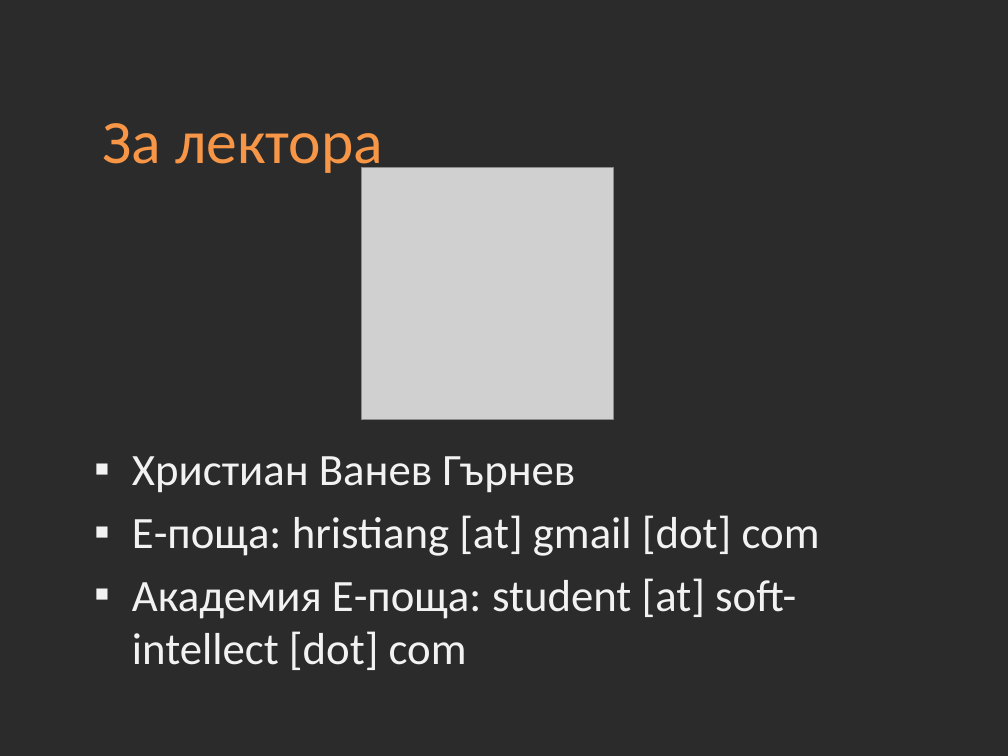
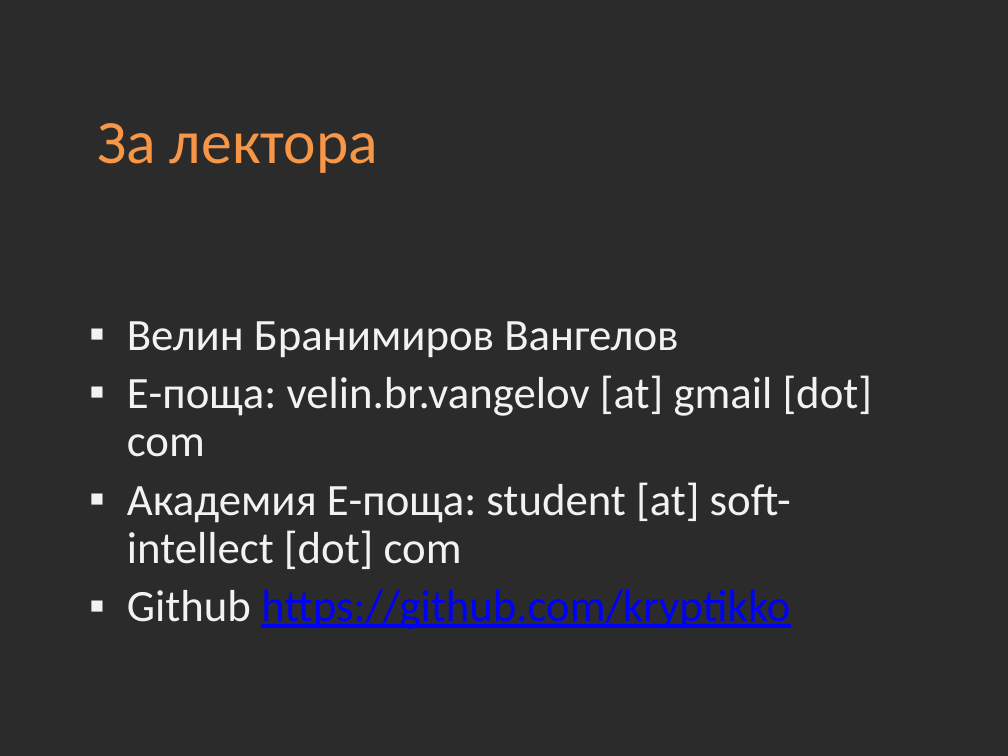
Before and after one commit to Academy-Soft-Intellect/Front-End-Course, a slide deck: slide 5 of 01-Introduction-into-Course.pptx. Drawn at 1008x756 pixels with LibreOffice and Linux fonts; fonts in the diff are those of the drawing; grey boxes stand for pictures; background and template pictures are left out; a plain dark background stands for a picture behind light text. Boxes give left, top, right and bottom in pixels: in the first picture for what was removed or moved away, otherwise in the second. Text is boxed around its words. In the diff, an @@ line names an element or a change of style, - is before the commit and + after.

```diff
--- a/01-Introduction-into-Course.pptx
+++ b/01-Introduction-into-Course.pptx
@@ title "За лектора" rewrapped from bbox=[102, 123, 383, 178] to bbox=[97, 123, 378, 173] @@
@@ picture removed at bbox=[361, 168, 613, 419] @@
@@ text at bbox=[127, 321, 873, 457]: text changed @@
-▪ Христиан Ванев Гърнев
-▪ Е-поща: hristiang [at] gmail [dot] com
+▪ Велин Бранимиров Вангелов
+▪ Е-поща: velin.br.vangelov [at] gmail [dot] com
@@ text at bbox=[127, 482, 791, 569]: line spacing 1 to 0.9 @@
@@ text at bbox=[127, 590, 790, 629]: paragraph added @@
+▪ Github https://github.com/kryptikko
```
Also in this commit, not shown: 5 other slides changed, 1 slide added, 5 other files.
